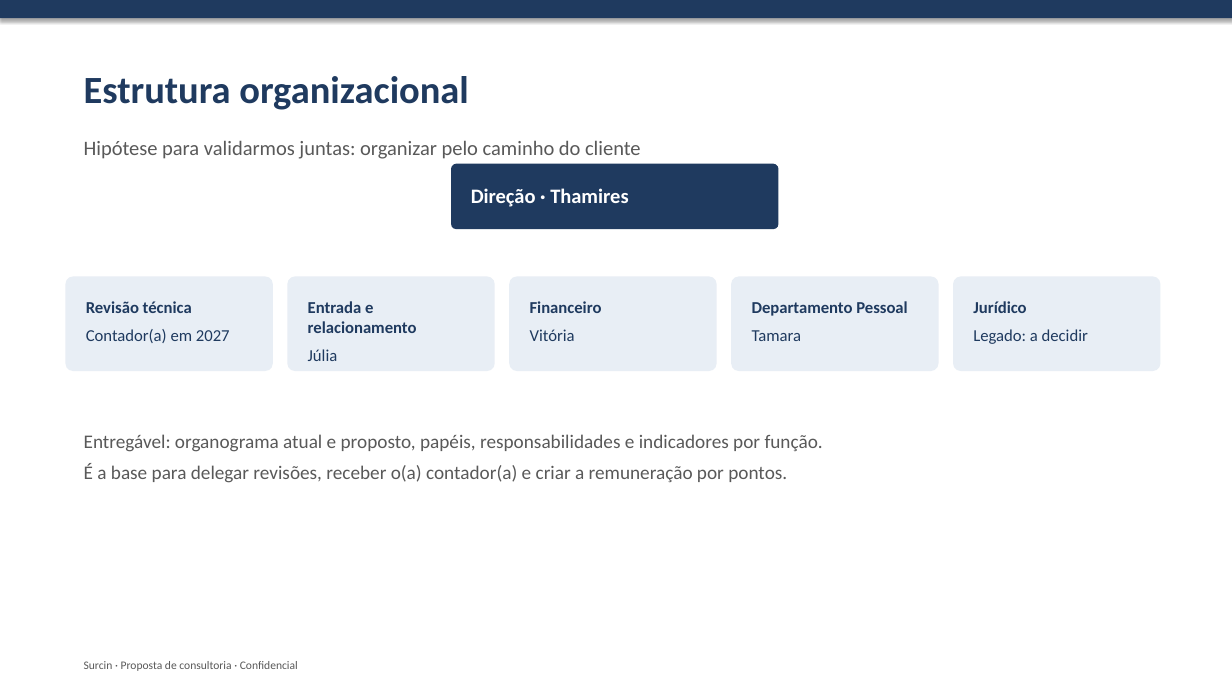
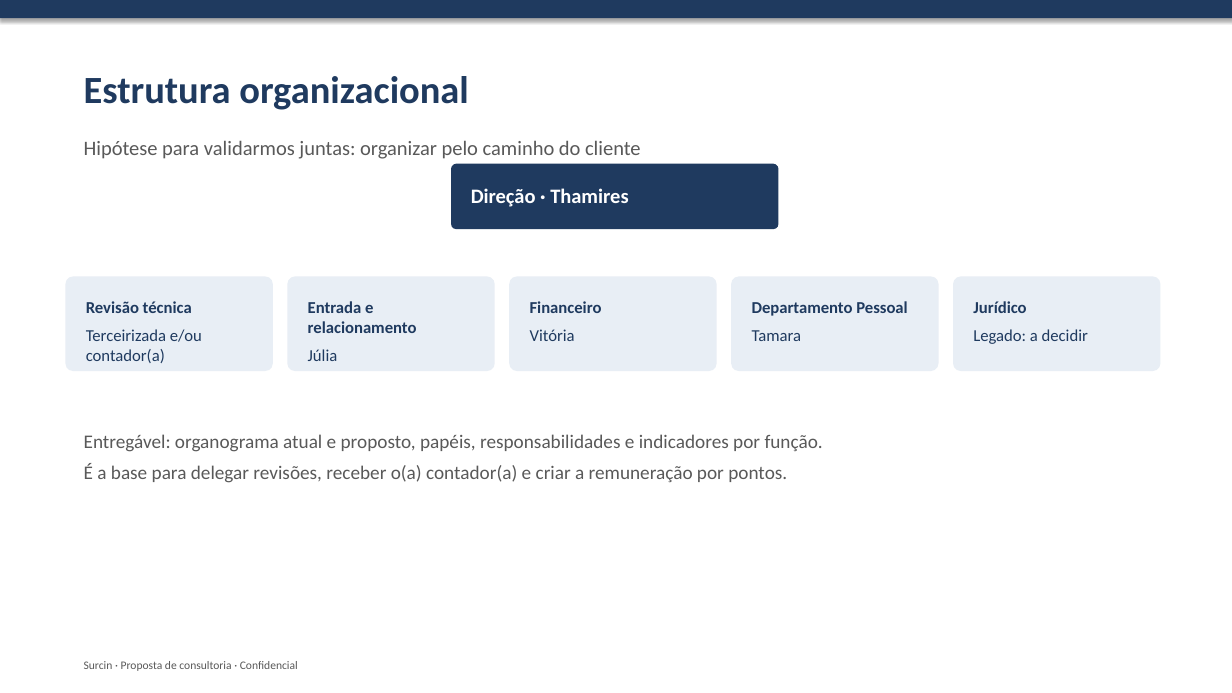
Before and after one commit to rromao-DS/Sourcin-Consultoria, a slide deck: slide 5 of proposta-surcin/06-apresentacao-proposta.pptx (slide 4 before the commit). Drawn at 1232x693 pixels with LibreOffice and Linux fonts; fonts in the diff are those of the drawing. Boxes give left, top, right and bottom in pixels: in the first picture for what was removed or moved away, otherwise in the second. Text is boxed around its words. In the diff, an @@ line names an element or a change of style, - is before the commit and + after.

```diff
--- a/proposta-surcin/06-apresentacao-proposta.pptx
+++ b/proposta-surcin/06-apresentacao-proposta.pptx
@@ text in rounded rectangle at (86,329,202,363): text changed @@
-Contador(a) em 2027
+Terceirizada e/ou contador(a)
```
Also in this commit, not shown: 6 other slides changed, 3 slides added, 1 slide removed, 7 other files.
